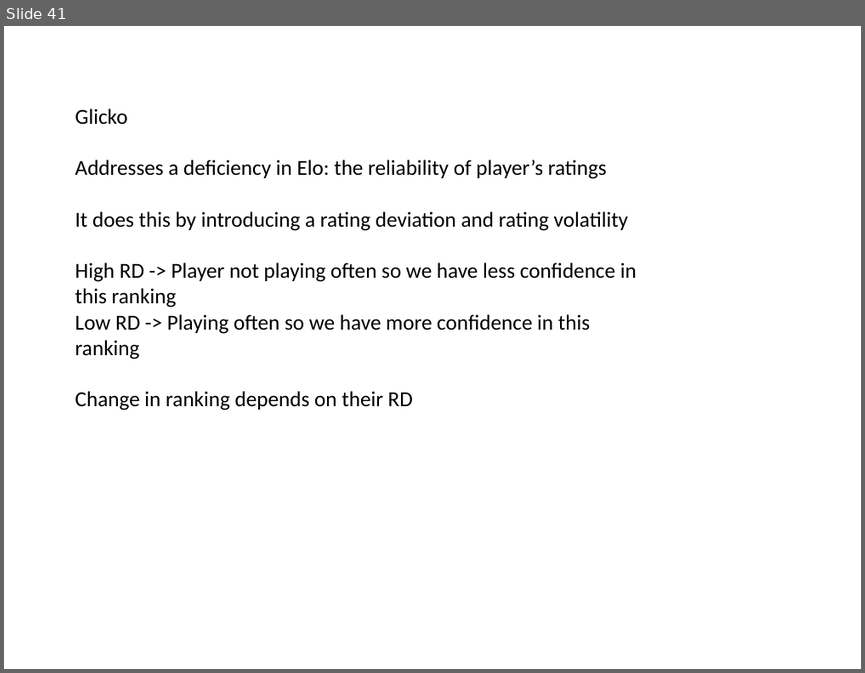
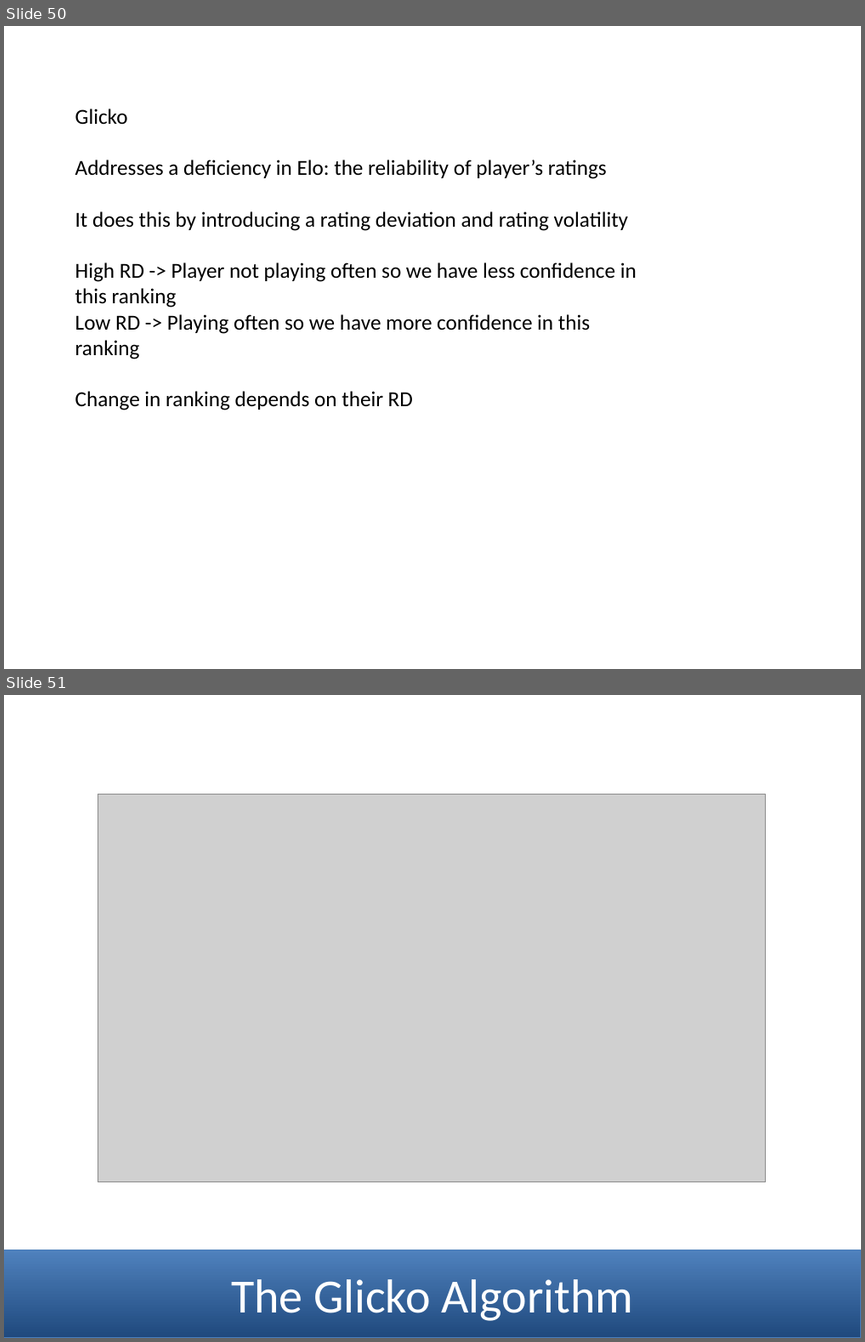
Before and after one commit to mneedham/ranking-algorithms, a slide deck: data-science-london.pptx. Shown one above the other, each under a label of ours: slide 41 before the commit, slides 50 and 51 after it. The pictures are 865x673 and 865x1342 pixels, drawn with LibreOffice and Linux fonts; fonts in the diff are those of the drawing; grey boxes stand for pictures. Boxes give left, top, right and bottom in pixels: in the first picture for what was removed or moved away, otherwise in the second. Text is boxed around its words. In the diff, an @@ line names an element or a change of style, - is before the commit and + after.

```diff
--- a/data-science-london.pptx
+++ b/data-science-london.pptx
@@ slide 51 added at box(4, 695, 861, 1338), background #FFFFFF @@
@@ picture added at box(98, 794, 766, 1183) @@
@@ rectangle added at box(4, 1249, 861, 1338), fill gradient #1F497D to #4F81BD, outline #4B7EBC 0.75 pt, 40 pt, text #FFFFFF @@
+The Glicko Algorithm
@@ what was slide 41 is now slide 50 @@
```
Also in this commit, not shown: 2 slides changed, 12 other slides added, 3 slides removed, 4 other files.
